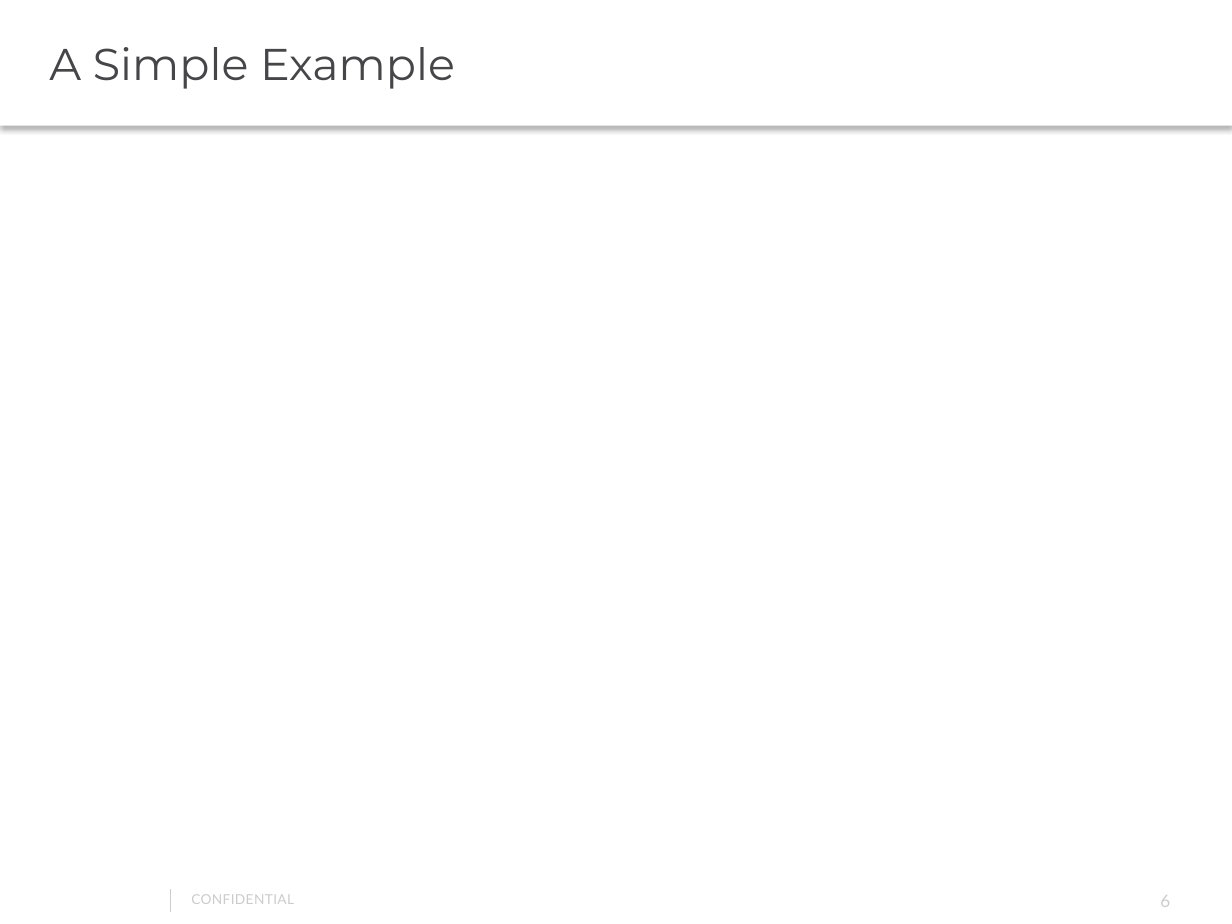
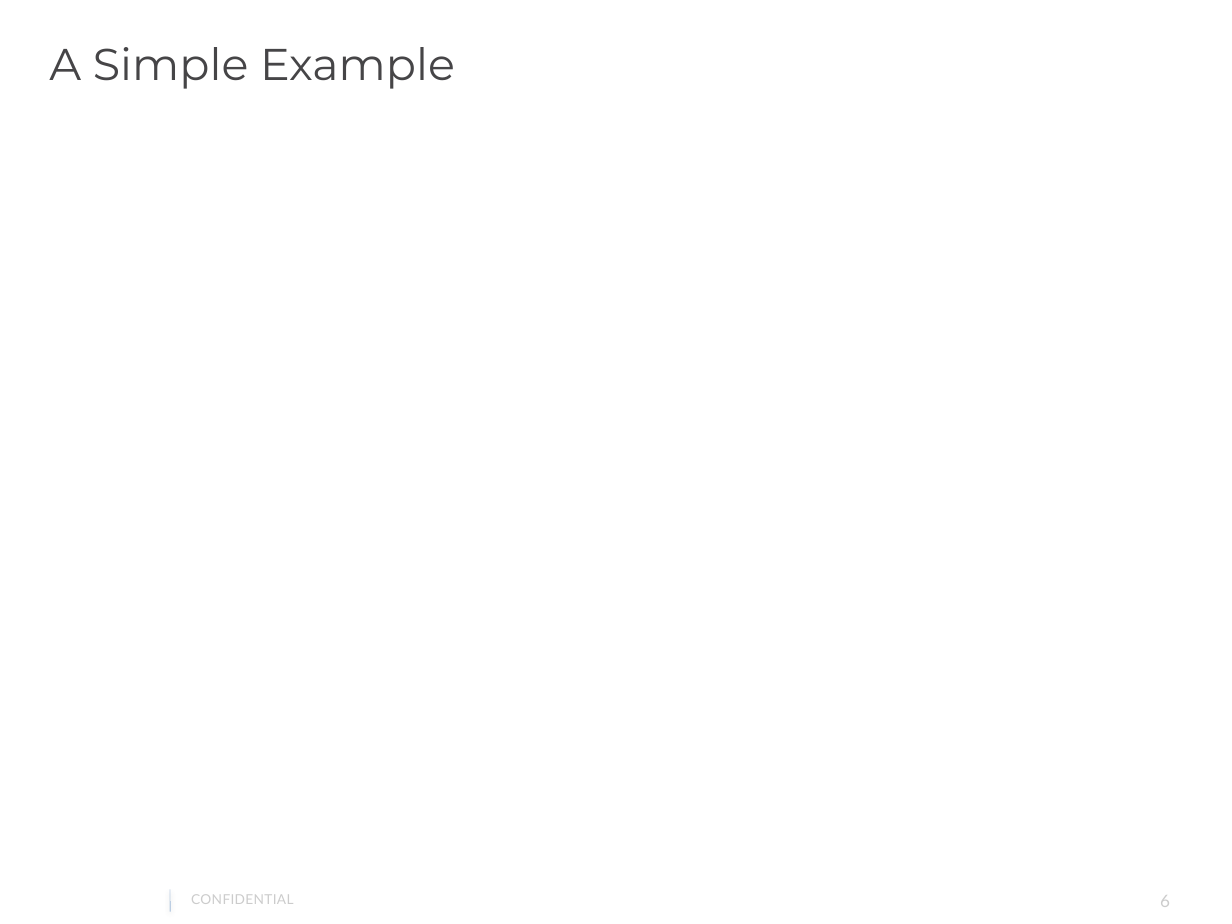
Before and after one commit to gautam0707/TechTalk1_Epam, a slide deck: slide 6 of TechTalk1.pptx. Drawn at 1232x924 pixels with LibreOffice and Linux fonts; fonts in the diff are those of the drawing; background and template pictures are left out. Boxes give left, top, right and bottom in pixels: in the first picture for what was removed or moved away, otherwise in the second. Text is boxed around its words. In the diff, an @@ line names an element or a change of style, - is before the commit and + after.

```diff
--- a/TechTalk1.pptx
+++ b/TechTalk1.pptx
@@ text "A Simple Example" moved from (x1=0, y1=0, x2=1232, y2=126) to (x1=49, y1=47, x2=455, y2=89) @@
@@ text "A Simple Example" at (x1=49, y1=47, x2=455, y2=89): less space between paragraphs; shadow off @@
@@ line (170, 890) - (170, 912): stroke #CCCCCC 0.25 pt to #4F81BD 0.26 pt @@
```
Also in this commit, not shown: 8 other slides changed, 1 slide added, 4 other files.
